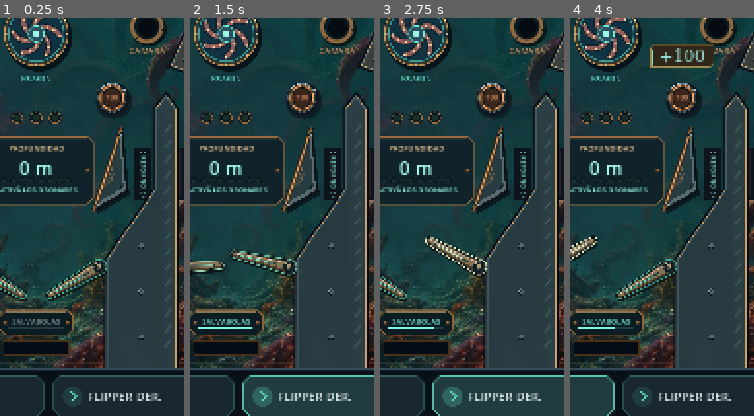
Above: before the commit, frames 1-4 (left to right).
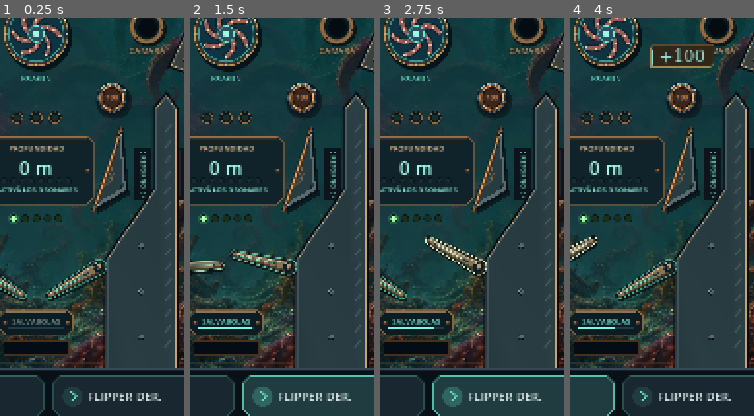
Above: after the commit, the same moments.

Repository: pasaporteN25/RetroPainball
Game: Godot game, scene res://scenes/nautilus.tscn
Same seed, same stepped clock (60 frames per second), same inputs: the game is played once before the commit and once after it. This scene is started directly instead of the project's main scene.
Inputs (mouse positions are % of the whole screen's width and height, from its top left):
- Up to frame 1 (0.25 s): no input
- Up to frame 2 (1.5 s): tap Enter at 0.5 s; move the mouse to (72, 45) at 0.52 s; hold M (flipper_right) 0.53-1.25 s; hold Space (launch) 0.53-1.25 s; click (72, 45) at 0.67 s; drag from (30, 55) to (95, 82) at 1.27 s
- Up to frame 3 (2.75 s): move the mouse to (60, 28) at 2.02 s; hold M (flipper_right) from 2.03 s (still down); tap Enter at 2.1 s
- Up to frame 4 (4 s): release M (flipper_right) at 2.75 s; drag from (45, 70) to (21, 36) at 2.77 s; move the mouse to (80, 65) at 3.52 s; hold Z (flipper_left) from 3.53 s (still down); hold Space (launch) from 3.53 s (still down)
The pictures show only the part of the screen within x 37-87%, y 49-99%; the shares and areas given below are measured in that part.

The runs differ from the first frame. In frame 1, 0.4% of the frame differs, in the area x 4-34%, y 49-52%; in frame 2, 0.4%; in frame 3, 0.4%; in frame 4, 0.4%.

Commit message:
Add completion celebrations and bonus multiplier lamps (A-02, A-03)
Co-Authored-By: Claude Sonnet 5.5 <noreply@anthropic.com>

Diff:
--- a/scenes/kernel_layout.tscn
+++ b/scenes/kernel_layout.tscn
@@ -6,6 +6,8 @@
 [ext_resource type="Script" path="res://scripts/table/kernel_standup.gd" id="4"]
 [ext_resource type="Script" path="res://scripts/table/kernel_bank.gd" id="5"]
 [ext_resource type="Script" path="res://scripts/table/kernel_rollovers.gd" id="6"]
+
+[ext_resource type="Script" path="res://scripts/fx/table_celebration.gd" id="7_celebration"]
 
 [sub_resource type="RectangleShape2D" id="Rectangle_rollover"]
 size = Vector2(55, 20)
@@ -120,3 +122,7 @@
 [node name="RolloverBank" type="Node" parent="."]
 script = ExtResource("6")
 members = Array[NodePath]([NodePath("../BusLeft"), NodePath("../Boot"), NodePath("../BusRight")])
+
+[node name="Celebration" type="Node2D" parent="."]
+z_index = 24
+script = ExtResource("7_celebration")
--- a/scenes/table_base.tscn
+++ b/scenes/table_base.tscn
@@ -13,6 +13,8 @@
 [ext_resource type="Script" path="res://scripts/table/lower_lane.gd" id="10_lane"]
 [ext_resource type="Script" path="res://scripts/table/shooter_gate.gd" id="11_gate"]
 [ext_resource type="Script" path="res://scripts/fx/screen_shake.gd" id="12_shake"]
+
+[ext_resource type="Script" path="res://scripts/fx/bonus_lamps.gd" id="13_bonus"]
 
 [sub_resource type="RectangleShape2D" id="Rectangle_lane"]
 size = Vector2(25, 12)
@@ -175,6 +177,11 @@
 [node name="Shape" type="CollisionShape2D" parent="Table/ShooterGate"]
 shape = SubResource("Rectangle_gate")
 
+[node name="BonusLamps" type="Node2D" parent="Table"]
+z_index = -3
+position = Vector2(336, 1155)
+script = ExtResource("13_bonus")
+
 [node name="TouchControls" type="CanvasLayer" parent="."]
 script = ExtResource("8_touch")
 
--- /dev/null
+++ b/scripts/fx/bonus_lamps.gd
@@ -0,0 +1,39 @@
+extends Node2D
+## Indicador del multiplicador de la bola actual, sobre el arte del tablero.
+
+const InsertLamp := preload("res://scripts/fx/insert_lamp.gd")
+
+var lit_count := 0
+var _last_multiplier := 0
+var _tint := Color("#83ff91")
+
+
+func _ready() -> void:
+	if GameState.table_id == "nautilus":
+		_tint = Color("#78e4db")
+	GameState.bonus_awarded.connect(_on_bonus_awarded)
+	GameState.game_started.connect(_sync_multiplier)
+	GameState.game_resumed.connect(_sync_multiplier)
+	_sync_multiplier()
+
+
+func _process(_delta: float) -> void:
+	if GameState.bonus_multiplier != _last_multiplier:
+		_sync_multiplier()
+
+
+func _sync_multiplier() -> void:
+	_last_multiplier = GameState.bonus_multiplier
+	lit_count = clampi(_last_multiplier, 1, GameState.MAX_MULTIPLIER)
+	queue_redraw()
+
+
+func _on_bonus_awarded(_base: int, _multiplier: int, _total: int) -> void:
+	_last_multiplier = GameState.bonus_multiplier
+	lit_count = 0
+	queue_redraw()
+
+
+func _draw() -> void:
+	for i in GameState.MAX_MULTIPLIER:
+		InsertLamp.draw(self, Vector2((i - 2) * 22, 0), 6.0, _tint, 1.0 if i < lit_count else 0.0)
--- /dev/null
+++ b/scripts/fx/table_celebration.gd
@@ -0,0 +1,20 @@
+extends Node2D
+## Destellos sobre cada pieza del grupo que acaba de completarse.
+
+const TableBurst := preload("res://scripts/fx/table_burst.gd")
+
+
+func _ready() -> void:
+	for bank_name in ["StandupBank", "RolloverBank"]:
+		var bank := get_parent().get_node(bank_name)
+		bank.completed.connect(celebrate.bind(bank))
+
+
+func celebrate(_award: int, bank: Node) -> void:
+	for path in bank.members:
+		var piece := bank.get_node_or_null(path) as Node2D
+		if piece == null:
+			continue
+		var burst := TableBurst.new()
+		burst.setup(to_local(piece.global_position), piece.tint, 18.0, 8)
+		add_child(burst)
--- /dev/null
+++ b/tests/headless/fx_celebration.gd
@@ -0,0 +1,64 @@
+extends SceneTree
+## Verifica las celebraciones y el indicador en las dos mesas, sin usar guardados reales.
+
+var _failures := 0
+var _checks := 0
+
+
+func _initialize() -> void:
+	_run.call_deferred()
+
+
+func _run() -> void:
+	var state := root.get_node("GameState")
+	var prefix := "user://test_fx_celebration_%d" % OS.get_process_id()
+	state.save_directory = prefix
+	state.record_path = prefix + ".cfg"
+	var orphans := Performance.get_monitor(Performance.OBJECT_ORPHAN_NODE_COUNT)
+	for path in ["res://scenes/main.tscn", "res://scenes/nautilus.tscn"]:
+		var game := (load(path) as PackedScene).instantiate()
+		root.add_child(game)
+		var lamps = game.get_node("Table/BonusLamps")
+		_check(lamps.lit_count == 1, "la partida comienza con una luz")
+		for i in range(2, 6):
+			state.raise_multiplier(false)
+			await process_frame
+			await process_frame
+			_check(lamps.lit_count == i, "el indicador sigue el multiplicador x%d" % i)
+		state.bonus = 100
+		state.award_bonus()
+		_check(lamps.lit_count == 0, "cobrar el bonus apaga las luces")
+		await process_frame
+		_check(lamps.lit_count == 0, "las luces permanecen apagadas después del cobro")
+		state.raise_multiplier(false)
+		await process_frame
+		_check(lamps.lit_count == 2, "las luces vuelven al subir el multiplicador")
+		state.start_game()
+		_check(lamps.lit_count == 1, "una partida nueva restablece el indicador")
+		var layout := game.get_node_or_null("Table/KernelLayout")
+		if layout:
+			var celebration := layout.get_node("Celebration")
+			for bank_name in ["StandupBank", "RolloverBank"]:
+				var bank = layout.get_node(bank_name)
+				bank.completed.emit(bank.award)
+				_check(celebration.get_child_count() == bank.members.size(), "%s crea una ráfaga por pieza" % bank_name)
+				await create_timer(0.4).timeout
+				_check(celebration.get_child_count() == 0, "las ráfagas se liberan solas")
+		game.queue_free()
+		await process_frame
+		await process_frame
+		_check(Performance.get_monitor(Performance.OBJECT_ORPHAN_NODE_COUNT) == orphans, "la mesa no deja nodos huérfanos")
+	if DirAccess.dir_exists_absolute(ProjectSettings.globalize_path(prefix)):
+		for file in DirAccess.get_files_at(prefix):
+			DirAccess.remove_absolute(ProjectSettings.globalize_path(prefix.path_join(file)))
+		DirAccess.remove_absolute(ProjectSettings.globalize_path(prefix))
+	DirAccess.remove_absolute(ProjectSettings.globalize_path(state.record_path))
+	print("Celebraciones: %d controles / %d fallos" % [_checks, _failures])
+	quit(0 if _failures == 0 else 1)
+
+
+func _check(ok: bool, description: String) -> void:
+	_checks += 1
+	print("[%s] %s" % ["PASS" if ok else "FAIL", description])
+	if not ok:
+		_failures += 1
Not shown, added: scripts/fx/bonus_lamps.gd.uid
Not shown, added: scripts/fx/table_celebration.gd.uid
Not shown, added: tests/headless/fx_celebration.gd.uid
